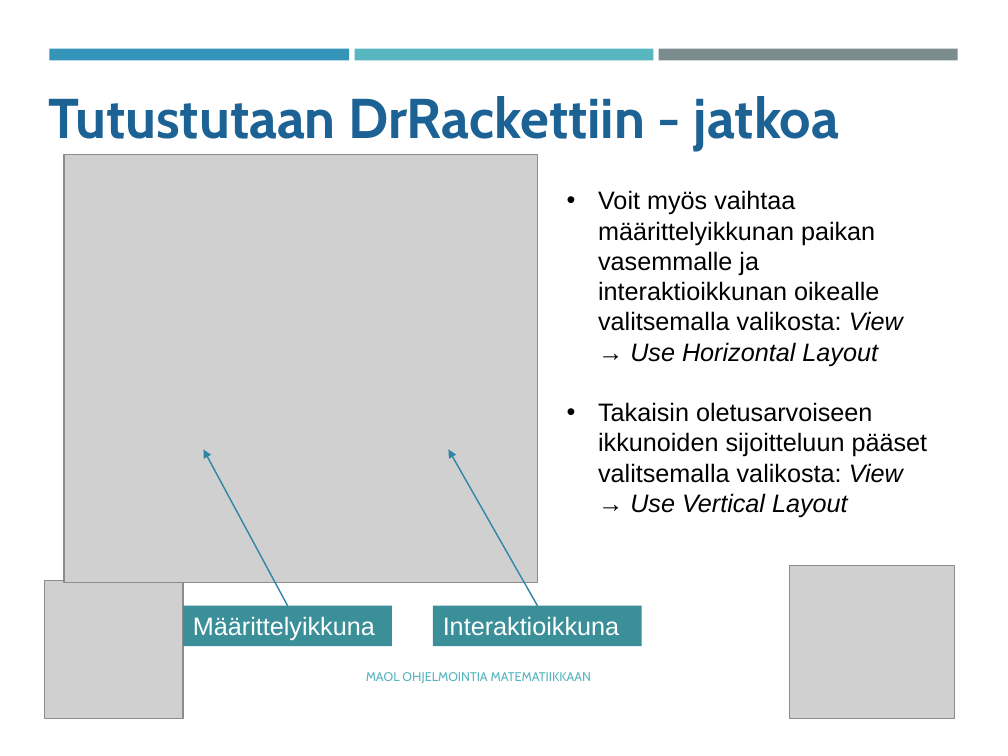
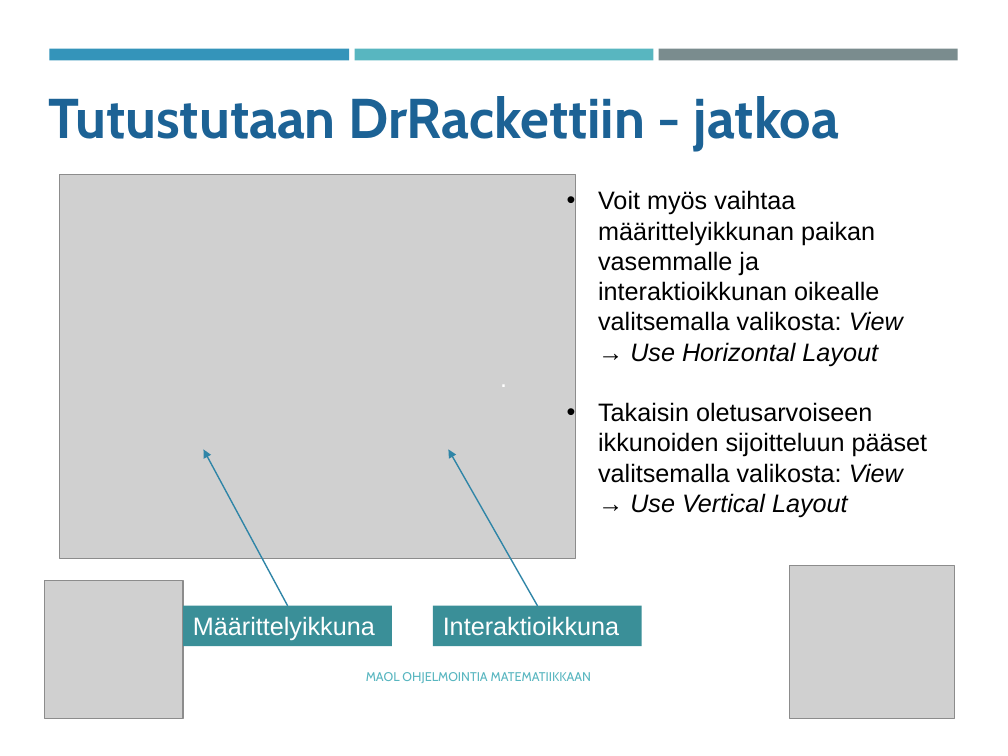
Before and after one commit to tyynetyyne/tyynetyyne.github.io, a slide deck: slide 4 of tehtavat/tiedostot/maol/power_point/Racket-MAOL-5-6-tutustuminen-ohjelmointiymparistoon.pptx. Drawn at 1008x756 pixels with LibreOffice and Linux fonts; fonts in the diff are those of the drawing; grey boxes stand for pictures. Boxes give left, top, right and bottom in pixels: in the first picture for what was removed or moved away, otherwise in the second. Text is boxed around its words. In the diff, an @@ line names an element or a change of style, - is before the commit and + after.

```diff
--- a/tehtavat/tiedostot/maol/power_point/Racket-MAOL-5-6-tutustuminen-ohjelmointiymparistoon.pptx
+++ b/tehtavat/tiedostot/maol/power_point/Racket-MAOL-5-6-tutustuminen-ohjelmointiymparistoon.pptx
@@ picture: place and size @@
-picture at (65,154,538,583)
+picture at (59,174,575,558)
@@ text added at (490,358,517,398), 18 pt, text #FFFFFF @@
+.
```
Also in this commit, not shown: 18 other slides changed.
